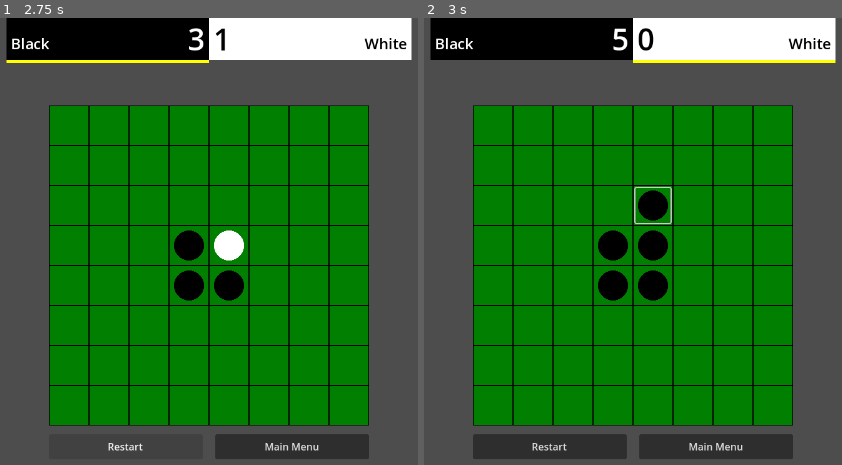
Above: before the commit, frames 1-2 (left to right).
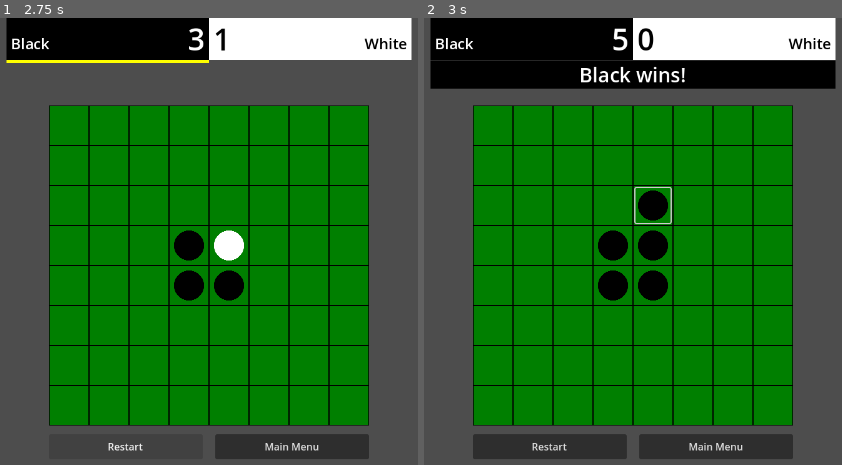
Above: after the commit, the same moments.

Repository: phrasmotica/othello
Game: Godot game, scene res://scenes/game_test.tscn
The game is run twice, just before and just after one commit, with the same random seed, the same clock (stepped at 60 frames per second) and the same inputs. This scene is started directly instead of the project's main scene.
Inputs (mouse positions are in pixels of both pictures, inside the frame that each line leads up to):
- Up to frame 1 (2.75 s): click "Restart" at 0.5 s; click "Restart" at 1.25 s; click "Restart" at 2 s
- Up to frame 2 (3 s): click (653, 205) at 2.77 s

Frame 1 is identical in both runs. In frame 2, 6.2% of the frame differs, in the area x 1-99%, y 9-16%.

Commit message:
Create UI scene for displaying the result of the game once it has ended

Diff:
--- /dev/null
+++ b/scenes/result_panel.tscn
@@ -0,0 +1,19 @@
+[gd_scene load_steps=3 format=3 uid="uid://cc88n0044q3ad"]
+
+[ext_resource type="Theme" uid="uid://cyumy3xx60fnx" path="res://themes/theme_ui.tres" id="1_jm7wi"]
+[ext_resource type="Script" path="res://scripts/result_panel.gd" id="1_of4mn"]
+
+[node name="ResultPanel" type="PanelContainer"]
+custom_minimum_size = Vector2(300, 0)
+theme = ExtResource("1_jm7wi")
+theme_type_variation = &"DrawScorePanel"
+script = ExtResource("1_of4mn")
+result = 2
+
+[node name="Label" type="Label" parent="."]
+unique_name_in_owner = true
+layout_mode = 2
+theme_type_variation = &"DrawScoreLabel"
+theme_override_font_sizes/font_size = 32
+text = "It's a draw."
+horizontal_alignment = 1
--- a/scenes/score_ui.tscn
+++ b/scenes/score_ui.tscn
@@ -1,9 +1,10 @@
-[gd_scene load_steps=8 format=3 uid="uid://dbt4l8heggobx"]
+[gd_scene load_steps=9 format=3 uid="uid://dbt4l8heggobx"]
 
 [ext_resource type="Theme" uid="uid://cyumy3xx60fnx" path="res://themes/theme_ui.tres" id="1_pid2x"]
 [ext_resource type="Script" path="res://scripts/score_ui.gd" id="1_uk3uu"]
 [ext_resource type="PackedScene" uid="uid://d0n6174v3afnm" path="res://scenes/black_score_panel.tscn" id="3_2wp1v"]
 [ext_resource type="PackedScene" uid="uid://d62squatyj1u" path="res://scenes/white_score_panel.tscn" id="4_odres"]
+[ext_resource type="PackedScene" uid="uid://cc88n0044q3ad" path="res://scenes/result_panel.tscn" id="5_5isde"]
 
 [sub_resource type="Animation" id="Animation_22oap"]
 length = 0.001
@@ -45,11 +46,12 @@
 [node name="ScoreUI" type="VBoxContainer"]
 custom_minimum_size = Vector2(648, 0)
 offset_right = 648.0
-offset_bottom = 72.0
+offset_bottom = 117.0
 size_flags_horizontal = 4
 size_flags_vertical = 0
 mouse_filter = 2
 theme = ExtResource("1_pid2x")
+theme_override_constants/separation = 0
 script = ExtResource("1_uk3uu")
 starting_animation = &"menu_in"
 
@@ -69,13 +71,9 @@
 layout_mode = 2
 size_flags_vertical = 0
 
-[node name="InfoLabel" type="Label" parent="."]
+[node name="ResultPanel" parent="." instance=ExtResource("5_5isde")]
 unique_name_in_owner = true
-visible = false
 layout_mode = 2
-theme_override_font_sizes/font_size = 24
-text = "It is Black's turn..."
-horizontal_alignment = 1
 
 [node name="AnimationPlayer" type="AnimationPlayer" parent="."]
 unique_name_in_owner = true
--- /dev/null
+++ b/scripts/result_panel.gd
@@ -0,0 +1,46 @@
+@tool
+class_name ResultPanel extends PanelContainer
+
+@export
+var result: OthelloScore.GameResult:
+	set(value):
+		result = value
+
+		_refresh()
+
+@onready
+var label: Label = %Label
+
+func _refresh() -> void:
+	theme_type_variation = _compute_theme_type()
+
+	if label:
+		label.text = _compute_text()
+		label.theme_type_variation = _compute_label_theme_type()
+
+func _compute_text() -> String:
+	if result == OthelloScore.GameResult.BLACK_WINS:
+		return "Black wins!"
+
+	if result == OthelloScore.GameResult.WHITE_WINS:
+		return "White wins!"
+
+	return "It's a draw."
+
+func _compute_theme_type() -> String:
+	if result == OthelloScore.GameResult.BLACK_WINS:
+		return "BlackScorePanel"
+
+	if result == OthelloScore.GameResult.WHITE_WINS:
+		return "WhiteScorePanel"
+
+	return "DrawScorePanel"
+
+func _compute_label_theme_type() -> String:
+	if result == OthelloScore.GameResult.BLACK_WINS:
+		return "BlackScoreLabel"
+
+	if result == OthelloScore.GameResult.WHITE_WINS:
+		return "WhiteScoreLabel"
+
+	return "DrawScoreLabel"
--- a/scripts/score_ui.gd
+++ b/scripts/score_ui.gd
@@ -14,17 +14,10 @@
 var white_score_panel: ScorePanel = %WhiteScorePanel
 
 @onready
-var info_label: Label = %InfoLabel
+var result_panel: ResultPanel = %ResultPanel
 
 @onready
 var animation_player: AnimationPlayer = %AnimationPlayer
-
-var _colour_names := {
-	BoardStateData.CounterType.BLACK: "Black",
-	BoardStateData.CounterType.WHITE: "White",
-}
-
-var _result := OthelloScore.GameResult.DRAW
 
 signal starting_animation_finished
 
@@ -35,6 +28,9 @@
 		game_logic.game_ended.connect(_handle_game_ended)
 
 	if not Engine.is_editor_hint():
+		if result_panel:
+			result_panel.hide()
+
 		if animation_player:
 			SignalHelper.persist(animation_player.animation_finished, _handle_animation_finished)
 
@@ -51,21 +47,15 @@
 	black_score_panel.score = black_score
 	white_score_panel.score = white_score
 
-	_result = result
+	result_panel.result = result
 
 func _handle_next_colour_changed(colour: BoardStateData.CounterType) -> void:
 	black_score_panel.is_highlighted = colour == BoardStateData.CounterType.BLACK
 	white_score_panel.is_highlighted = colour == BoardStateData.CounterType.WHITE
 
-	info_label.text = "It is %s's turn..." % _colour_names[colour]
+func _handle_game_ended() -> void:
+	black_score_panel.is_highlighted = false
+	white_score_panel.is_highlighted = false
 
-func _handle_game_ended() -> void:
-	var text := "It's a draw."
-
-	if _result == OthelloScore.GameResult.BLACK_WINS:
-		text = "Black wins!"
-
-	if _result == OthelloScore.GameResult.WHITE_WINS:
-		text = "White wins!"
-
-	info_label.text = text
+	if result_panel:
+		result_panel.show()
--- a/themes/theme_ui.tres
+++ b/themes/theme_ui.tres
@@ -1,7 +1,9 @@
-[gd_resource type="Theme" load_steps=3 format=3 uid="uid://cyumy3xx60fnx"]
+[gd_resource type="Theme" load_steps=4 format=3 uid="uid://cyumy3xx60fnx"]
 
 [sub_resource type="StyleBoxFlat" id="StyleBoxFlat_1xn0h"]
 bg_color = Color(0, 0, 0, 1)
+
+[sub_resource type="StyleBoxFlat" id="StyleBoxFlat_rgkdh"]
 
 [sub_resource type="StyleBoxFlat" id="StyleBoxFlat_1wyah"]
 bg_color = Color(1, 1, 1, 1)
@@ -11,6 +13,10 @@
 BlackScoreLabel/colors/font_color = Color(1, 1, 1, 1)
 BlackScorePanel/base_type = &"PanelContainer"
 BlackScorePanel/styles/panel = SubResource("StyleBoxFlat_1xn0h")
+DrawScoreLabel/base_type = &"Label"
+DrawScoreLabel/colors/font_color = Color(1, 1, 0, 1)
+DrawScorePanel/base_type = &"PanelContainer"
+DrawScorePanel/styles/panel = SubResource("StyleBoxFlat_rgkdh")
 WhiteScoreLabel/base_type = &"Label"
 WhiteScoreLabel/colors/font_color = Color(0, 0, 0, 1)
 WhiteScorePanel/base_type = &"PanelContainer"
Not shown: 1 places in scenes/3d/game_3d.tscn that only renumber resources
